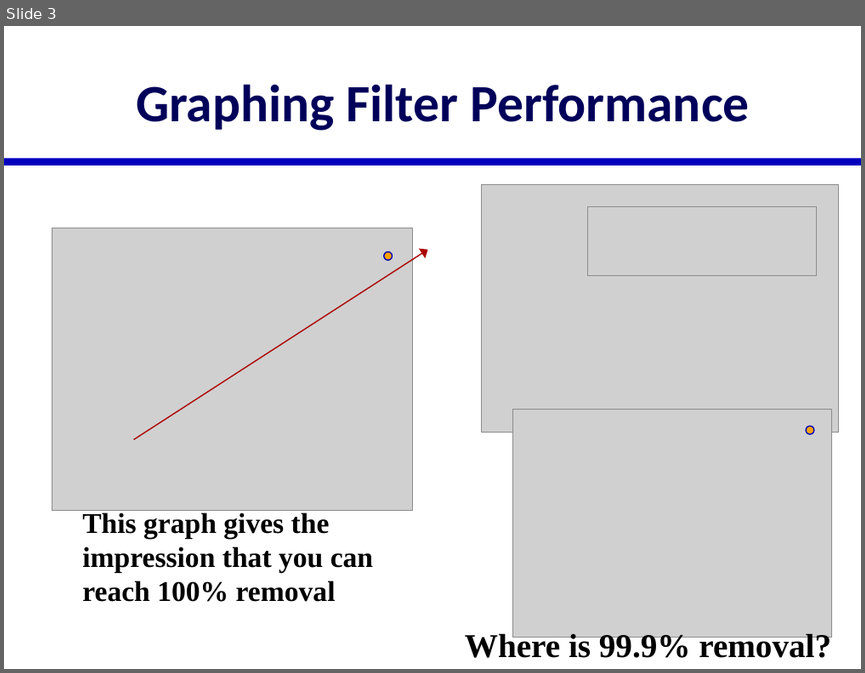
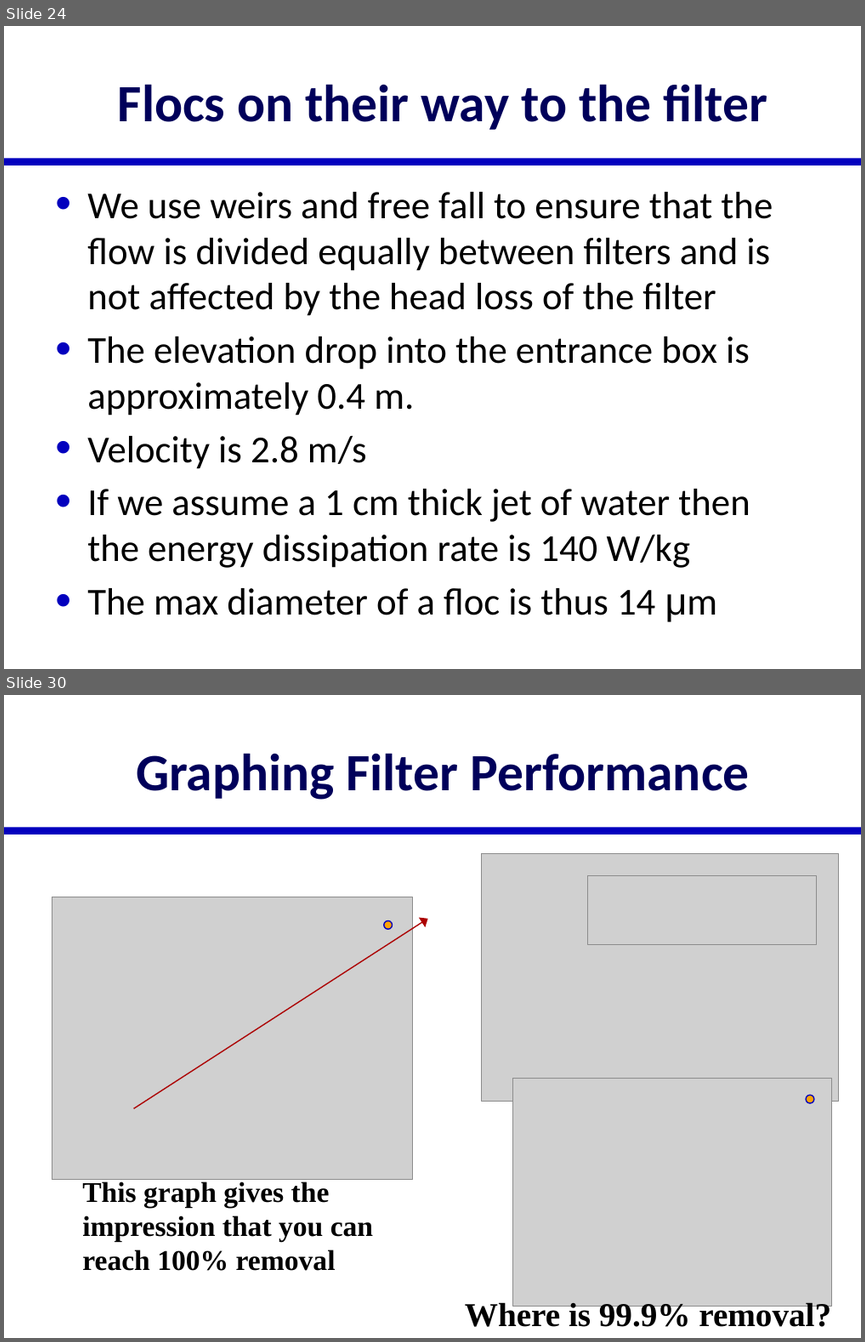
Before and after one commit to monroews/CEE4520Lectures, a slide deck: Extras/Filtration Extras.pptx. Shown one above the other, each under a label of ours: slide 3 before the commit, slides 24 and 30 after it; the slides between them are not shown. The pictures are 865x673 and 865x1342 pixels, drawn with LibreOffice and Linux fonts; fonts in the diff are those of the drawing; grey boxes stand for pictures. Boxes give left, top, right and bottom in pixels: in the first picture for what was removed or moved away, otherwise in the second. Text is boxed around its words. In the diff, an @@ line names an element or a change of style, - is before the commit and + after.

```diff
--- a/Extras/Filtration Extras.pptx
+++ b/Extras/Filtration Extras.pptx
@@ slide 24 added at (4, 26, 861, 669), background #FFFFFF; not listed: 1 template element that a slide beside it also shows @@
@@ title added at (118, 84, 767, 130), 44 pt, text #00005A, bold @@
+Flocs on their way to the filter
@@ text added at (87, 192, 772, 615), 32 pt, text #000000 @@
+• We use weirs and free fall to ensure that the flow is divided equally between filters and is not affected by the head loss of the filter
+• The elevation drop into the entrance box is approximately 0.4 m.
+• Velocity is 2.8 m/s
+• If we assume a 1 cm thick jet of water then the energy dissipation rate is 140 W/kg
+• The max diameter of a floc is thus 14 μm
@@ what was slide 3 is now slide 30 @@
```
Also in this commit, not shown: 3 slides changed, 26 other slides added, 4 other files.
